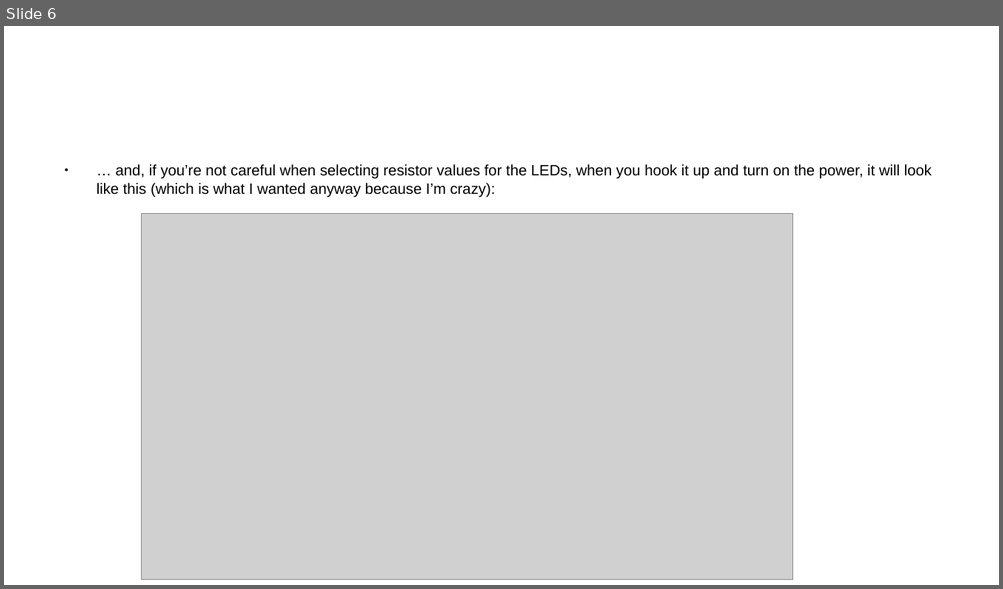
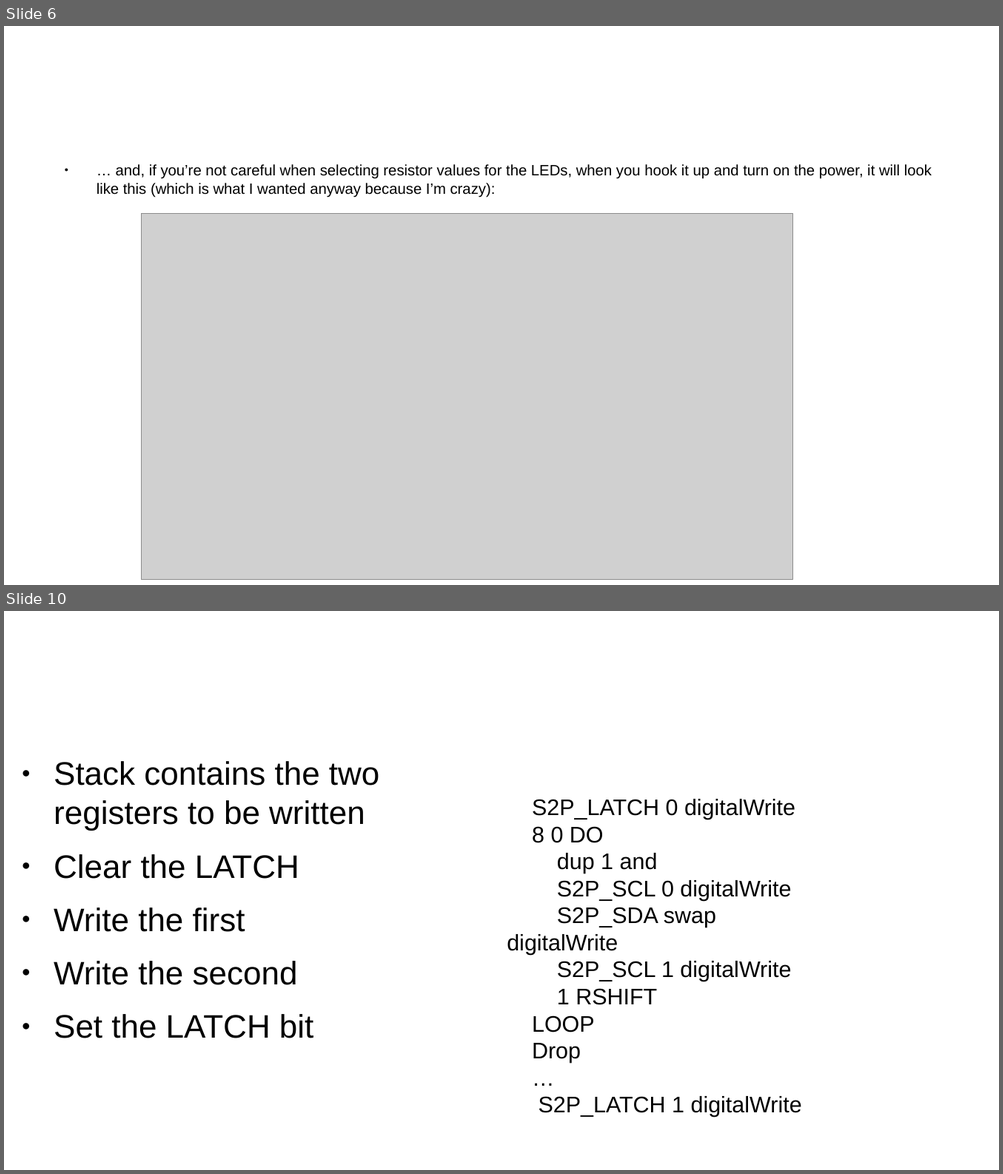
Before and after one commit to turnimator/esp32superexpander, a slide deck: SuperexpanderPresentation.odp. Shown one above the other, each under a label of ours: slide 6 before the commit, slides 6 and 10 after it; the slides between them are not shown. The pictures are 1003x589 and 1003x1174 pixels, drawn with LibreOffice and Linux fonts; fonts in the diff are those of the drawing; grey boxes stand for pictures; background and template pictures are left out. Boxes give left, top, right and bottom in pixels: in the first picture for what was removed or moved away, otherwise in the second. Text is boxed around its words. In the diff, an @@ line names an element or a change of style, - is before the commit and + after.

```diff
--- a/SuperexpanderPresentation.odp
+++ b/SuperexpanderPresentation.odp
@@ slide 10 added at [4,611,999,1170], background #FFFFFF @@
@@ title added at [54,632,747,725], 35.7 pt, text #FFFFFF @@
+WriteS2P
@@ text added at [54,761,379,1039], 26 pt, text #000000 @@
+● Stack contains the two registers to be written
+● Clear the LATCH
+● Write the first
+● Write the second
+● Set the LATCH bit
@@ text added at [506,799,795,1113], 18 pt, text #000000 @@
+S2P_LATCH 0 digitalWrite
+8 0 DO
+dup 1 and
+S2P_SCL 0 digitalWrite
+S2P_SDA swap digitalWrite
+S2P_SCL 1 digitalWrite
+1 RSHIFT
+LOOP
+Drop
+…
+S2P_LATCH 1 digitalWrite
```
Also in this commit, not shown: 4 other slides added, 1 slide removed.
